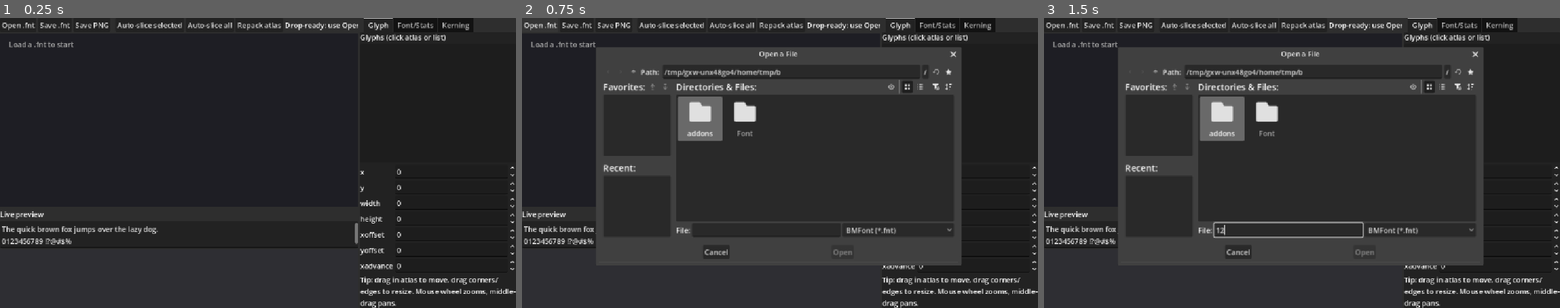
Above: before the commit, frames 1-3 (left to right).
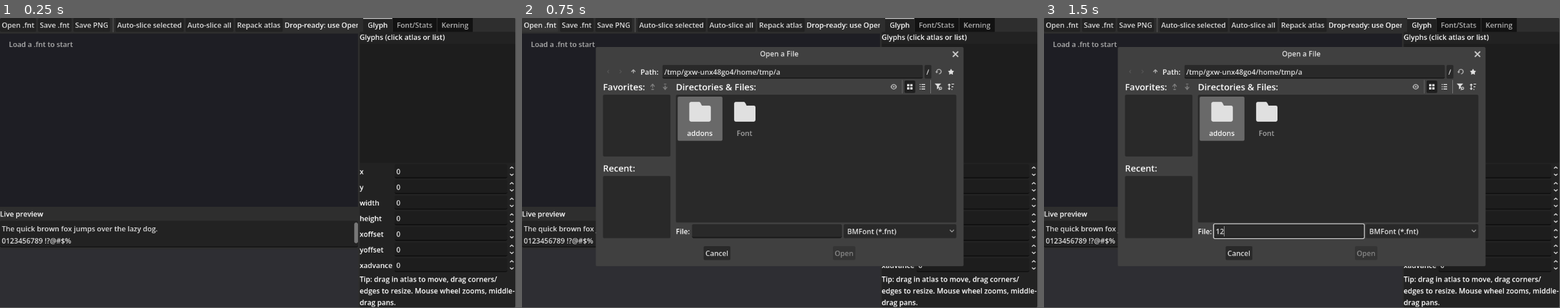
Above: after the commit, the same moments.

Repository: rakkarage/Gofnt
Game: Godot game, scene res://font_editor.tscn
Same seed, same stepped clock (60 frames per second), same inputs: the game is played once before the commit and once after it.
Inputs (mouse positions are in pixels of both pictures, inside the frame that each line leads up to):
- Up to frame 1 (0.25 s): no input
- Up to frame 2 (0.75 s): click "Open .fnt" at 0.5 s
- Up to frame 3 (1.5 s): click (1286, 229) at 1.27 s; type "12" at 1.35 s
In our replay, the window is 800x450 before the commit and 799x449 after it. These sizes can differ from the game's own. Grey fills any space a smaller window leaves; there, only what the larger window draws over its background counts as a difference.

The runs differ from the first frame. In frame 1, 3.3% of the frame differs, in the area x 0-100%, y 0-100%; in frame 2, 4.5%; in frame 3, 4.9%.

Commit message:
4

Diff:
--- a/project.godot
+++ b/project.godot
@@ -15,15 +15,12 @@
 config/features=PackedStringArray("4.7", "Forward Plus")
 config/icon="res://icon.svg"
 
-[display]
-
-window/stretch/mode="canvas_items"
-window/stretch/aspect="expand"
-
 [physics]
 
 3d/physics_engine="Jolt Physics"
 
 [rendering]
 
-rendering_device/driver.windows="d3d12"
+textures/canvas_textures/default_texture_filter=0
+2d/snapping/use_gpu_pixel_snap=true
+quality/2d/use_pixel_snap=true
